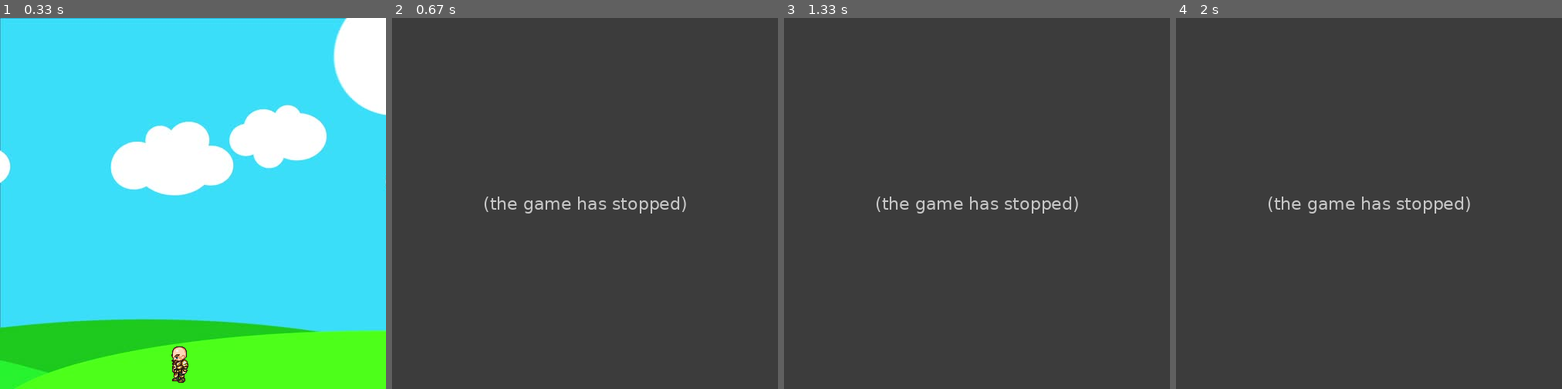
Above: before the commit, frames 1-4 (left to right).
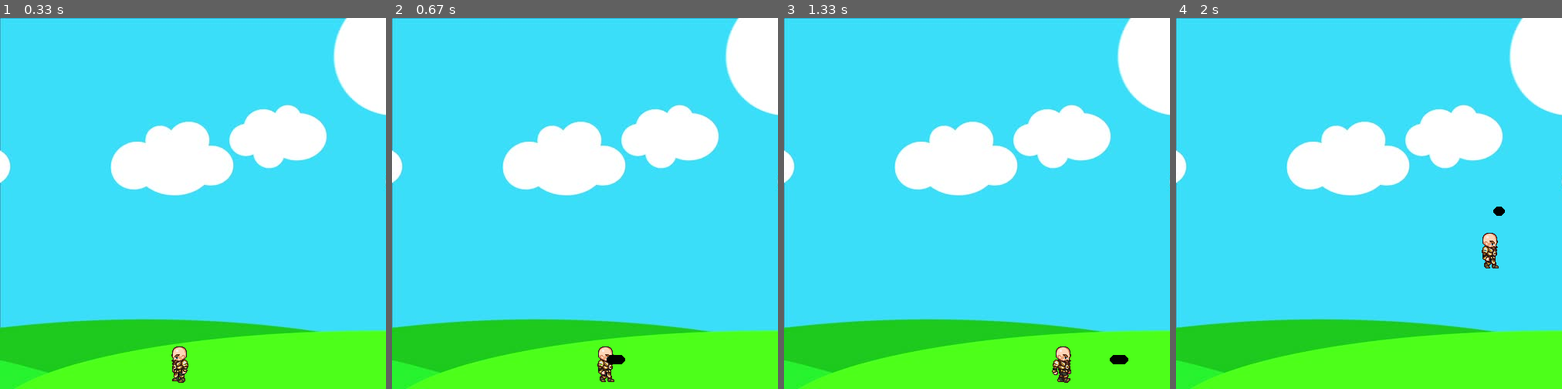
Above: after the commit, the same moments.

Repository: RobertNeuzil/game
Game: pygame game, started from first/game.py
The game is run twice, just before and just after one commit, with the same random seed, the same clock (stepped at 60 frames per second) and the same inputs.
Inputs:
- Up to frame 1 (0.33 s): no input
- Up to frame 2 (0.67 s): hold Space from 0.33 s (still down); hold Right from 0.33 s (still down)
- Up to frame 3 (1.33 s): release Space at 0.8 s; release Right at 0.8 s; hold Right 0.83-1.3 s; tap Space at 0.9, 1.2 s
- Up to frame 4 (2 s): hold Up 1.33-1.63 s; tap Space at 1.4, 1.73 s; hold Right from 1.67 s (still down)

Frame 1 is identical in both runs. In frame 2, 100% of the frame differs, in the area x 0-100%, y 0-100%; in frame 3, 100%; in frame 4, 100%.
Error before the commit: TypeError: Projectile() takes no arguments (game.py line 100); the game stopped at 0.33 s (later frames are placeholders)

Commit message:
squashed a bug

Diff:
--- a/first/game.py
+++ b/first/game.py
@@ -1,44 +1,41 @@
 import pygame
 pygame.init()
 win = pygame.display.set_mode((500, 480))
-pygame.display.set_caption("Game")
+pygame.display.set_caption("First Game")
 
-walkRight = [pygame.image.load('R1.png'), pygame.image.load('R2.png'),
-             pygame.image.load('R3.png'), pygame.image.load('R4.png'),
-             pygame.image.load('R5.png'), pygame.image.load('R6.png'),
-             pygame.image.load('R7.png'), pygame.image.load('R8.png'),
-             pygame.image.load('R9.png')]
+walkRight = [pygame.image.load('R1.png'), pygame.image.load('R2.png'), pygame.image.load('R3.png'),
+             pygame.image.load('R4.png'), pygame.image.load('R5.png'), pygame.image.load('R6.png'),
+             pygame.image.load('R7.png'), pygame.image.load('R8.png'), pygame.image.load('R9.png')]
 
-walkLeft = [pygame.image.load('L1.png'), pygame.image.load('L2.png'),
-            pygame.image.load('L3.png'), pygame.image.load('L4.png'),
-            pygame.image.load('L5.png'), pygame.image.load('L6.png'),
-            pygame.image.load('L7.png'), pygame.image.load('L8.png'),
-            pygame.image.load('L9.png')]
+
+walkLeft = [pygame.image.load('L1.png'), pygame.image.load('L2.png'), pygame.image.load('L3.png'),
+            pygame.image.load('L4.png'), pygame.image.load('L5.png'), pygame.image.load('L6.png'),
+            pygame.image.load('L7.png'), pygame.image.load('L8.png'), pygame.image.load('L9.png')]
+
 
 bg = pygame.image.load('bg.jpg')
 char = pygame.image.load('standing.png')
-
 clock = pygame.time.Clock()
 
 
 class player(object):
-    def __init__(self):
-        self.x = 200
-        self.y = 410
-        self.width = 64
-        self.height = 64
+    def __init__(self, x, y, width, height):
+        self.x = x
+        self.y = y
+        self.width = width
+        self.height = height
         self.vel = 5
         self.isJump = False
         self.left = False
         self.right = False
         self.walkCount = 0
         self.jumpCount = 10
-        self.run = True
         self.standing = True
 
     def draw(self, win):
         if self.walkCount + 1 >= 27:
             self.walkCount = 0
+
         if not(self.standing):
             if self.left:
                 win.blit(walkLeft[self.walkCount // 3], (self.x, self.y))
@@ -53,11 +50,12 @@
                 win.blit(walkLeft[0], (self.x, self.y))
 
 
-class Projectile(object):
-    def __init(self, x, y, radius, facing, vel):
+class projectile(object):
+    def __init__(self, x, y, radius, color, facing):
         self.x = x
         self.y = y
         self.radius = radius
+        self.color = color
         self.facing = facing
         self.vel = 8 * facing
 
@@ -69,25 +67,27 @@
     win.blit(bg, (0, 0))
     man.draw(win)
     for bullet in bullets:
-        bullet.draw()
+        bullet.draw(win)
+
     pygame.display.update()
 
 
 # mainloop
-man = player()
+man = player(200, 410, 64, 64)
 bullets = []
-while man.run:
+run = True
+while run:
     clock.tick(27)
 
     for event in pygame.event.get():
         if event.type == pygame.QUIT:
-            man.run = False
+            run = False
+
     for bullet in bullets:
         if bullet.x < 500 and bullet.x > 0:
             bullet.x += bullet.vel
         else:
             bullets.pop(bullets.index(bullet))
-
 
     keys = pygame.key.get_pressed()
 
@@ -95,9 +95,11 @@
         if man.left:
             facing = -1
         else:
-            facing = 0
+            facing = 1
+
         if len(bullets) < 5:
-            bullets.append(Projectile(round(man.x + man.width // 2), round(man.y + man.height // 2), 6, (0, 0, 0), facing))
+            bullets.append(projectile(round(man.x + man.width // 2),
+                                      round(man.y + man.height // 2), 6, (0, 0, 0), facing))
 
     if keys[pygame.K_LEFT] and man.x > man.vel:
         man.x -= man.vel
@@ -115,7 +117,6 @@
 
     if not(man.isJump):
         if keys[pygame.K_UP]:
-
             man.isJump = True
             man.right = False
             man.left = False
